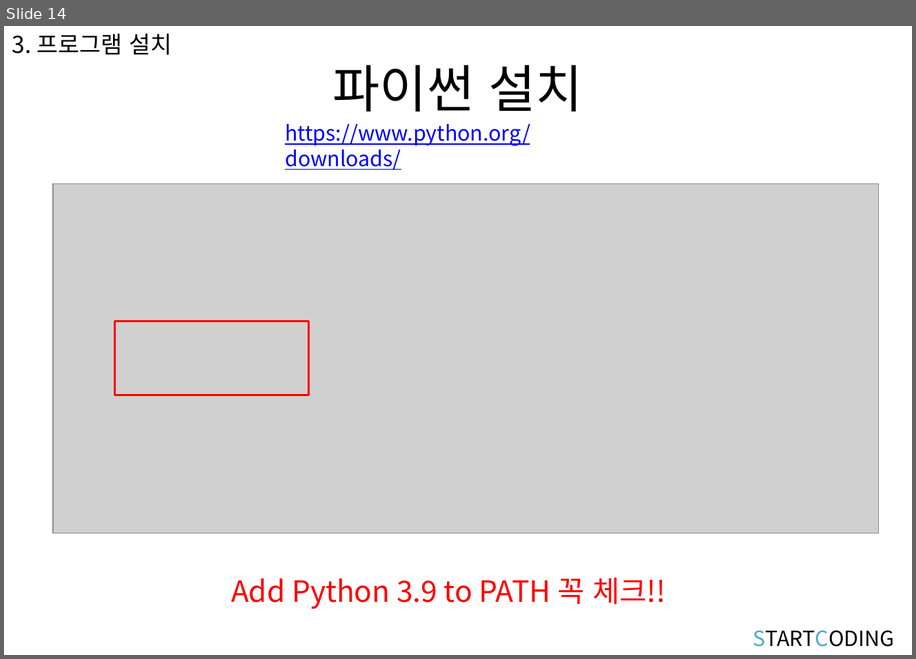
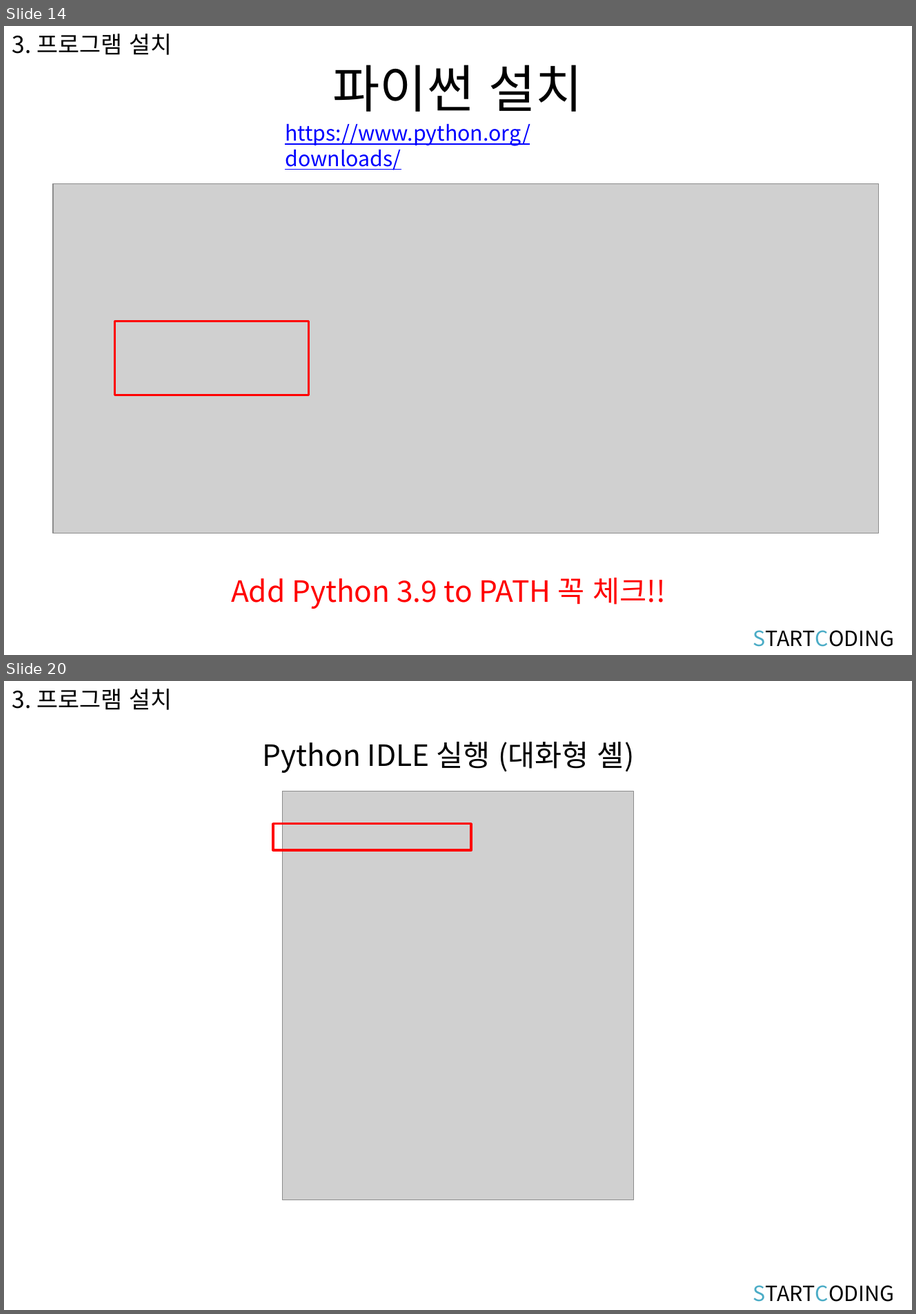
Before and after one commit to kwonkijun/python, a slide deck: 파이썬기초(PPT)/파이썬 기초 1강_강의소개.pptx. Shown one above the other, each under a label of ours: slide 14 before the commit, slides 14 and 20 after it; the slides between them are not shown. The pictures are 916x659 and 916x1314 pixels, drawn with LibreOffice and Linux fonts; fonts in the diff are those of the drawing; grey boxes stand for pictures. Boxes give left, top, right and bottom in pixels: in the first picture for what was removed or moved away, otherwise in the second. Text is boxed around its words. In the diff, an @@ line names an element or a change of style, - is before the commit and + after.

```diff
--- a/파이썬기초(PPT)/파이썬 기초 1강_강의소개.pptx
+++ b/파이썬기초(PPT)/파이썬 기초 1강_강의소개.pptx
@@ slide 20 added at bbox=[4, 681, 912, 1310], background #FFFFFF @@
@@ text added at bbox=[12, 689, 172, 710], 20 pt, text #000000 @@
+3. 프로그램 설치
@@ text added at bbox=[263, 741, 635, 773], 25.2 pt, text #000000 @@
+Python IDLE 실행 (대화형 셸)
@@ picture added at bbox=[282, 791, 634, 1200] @@
@@ rectangle added at bbox=[273, 824, 471, 849], outline #FF0000 2 pt @@
@@ text added at bbox=[753, 1285, 895, 1301], 18 pt, text #000000 @@
+STARTCODING
```
Also in this commit, not shown: 6 other slides added, 36 other files.
